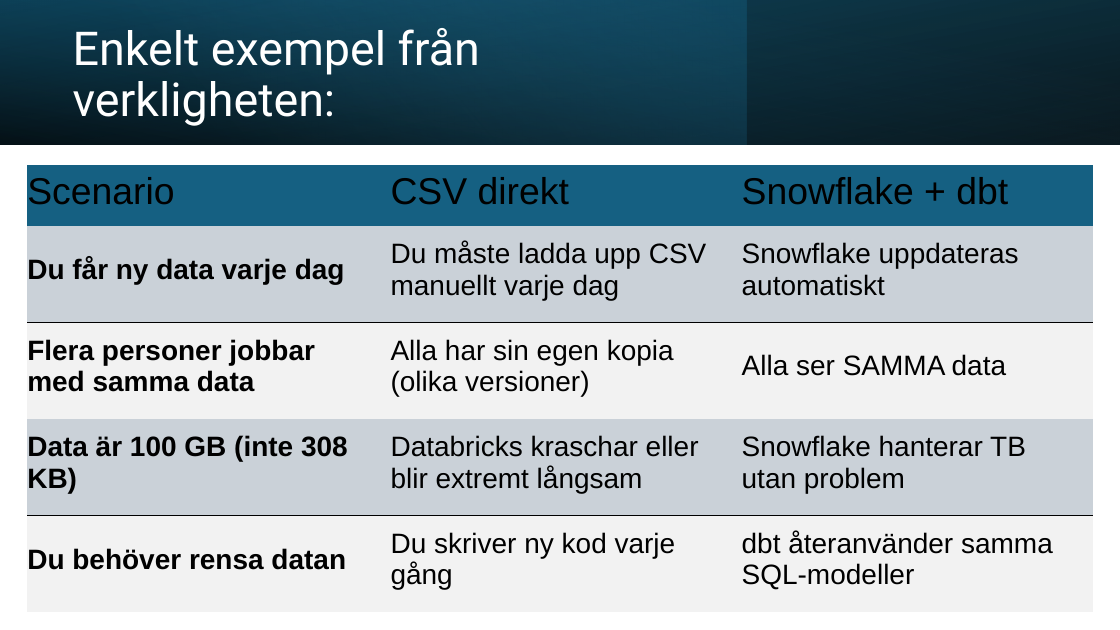
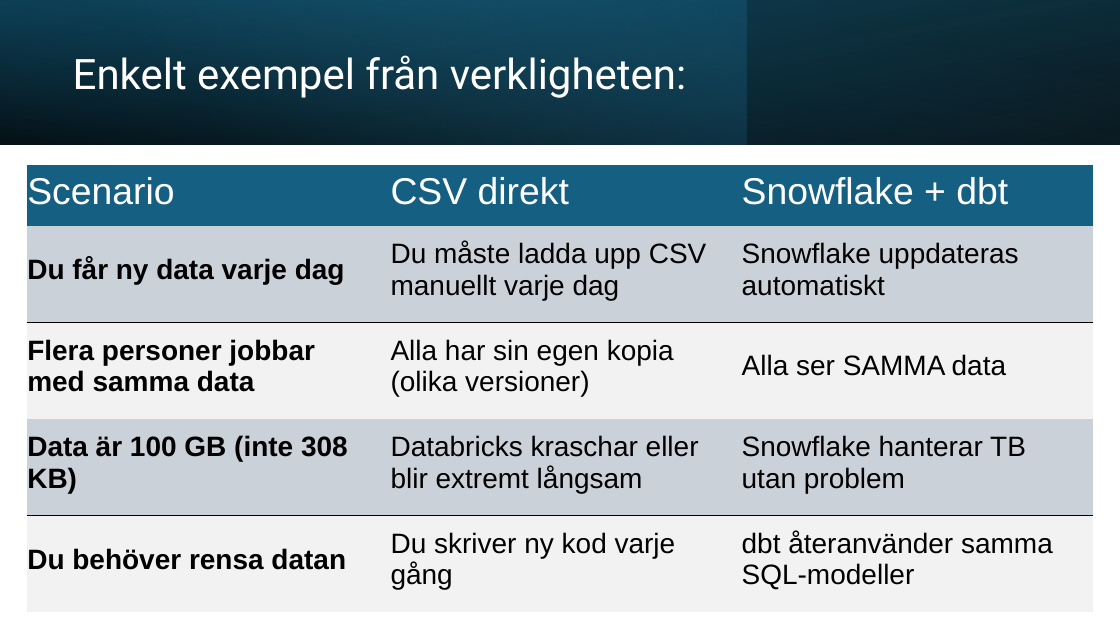
Before and after one commit to Ars1222022/insider-threat-detection, a slide deck: slide 7 of docs/Insider Threat Detection.pptx (slide 6 before the commit). Drawn at 1120x630 pixels with LibreOffice and Linux fonts; fonts in the diff are those of the drawing. Boxes give left, top, right and bottom in pixels: in the first picture for what was removed or moved away, otherwise in the second. Text is boxed around its words. In the diff, an @@ line names an element or a change of style, - is before the commit and + after.

```diff
--- a/docs/Insider Threat Detection.pptx
+++ b/docs/Insider Threat Detection.pptx
@@ title "Enkelt exempel från verkligheten:" at box(73, 55, 686, 98): size 40 to 36 pt @@
@@ table at box(27, 165, 1093, 613) @@
@@ text colour #000000 to #FFFFFF in "Scenario", "CSV direkt", "Snowflake + dbt" @@
```
Also in this commit, not shown: 71 other slides changed, 1 slide added, 1 other file.
